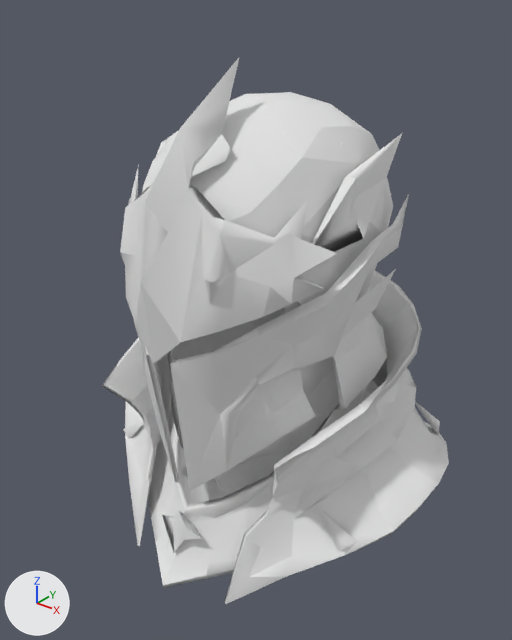
An edit to the glTF model godot-client/assets/actors/native/equipment/variants/mycelari_female/legendary_eloria_helm_03.glb, drawn before and after from the same camera.
The view is the same before and after, from a 50 mm camera at (0.551, -0.641, 0.406) aimed at (-0.004, 0.053, -0.024). The lights are fixed; the arrows at lower left show +X, +Y and +Z. The first picture is the older version. Vertices at exactly the same position are counted once.

In view in the first picture: 'Nightstorm Helm'.
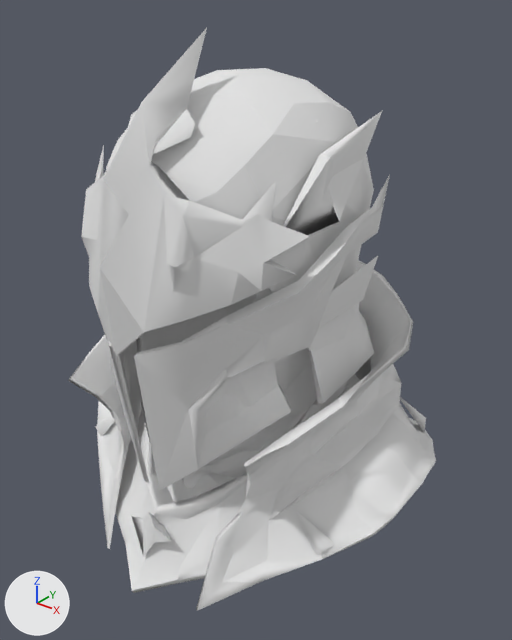
The change, as a diff of the scene's bpy script:
```diff
--- a/godot-client/assets/actors/native/equipment/variants/mycelari_female/legendary_eloria_helm_03.glb.py
+++ b/godot-client/assets/actors/native/equipment/variants/mycelari_female/legendary_eloria_helm_03.glb.py
@@ me_nightstorm_helm @@
 # used by ob_nightstorm_helm; location = (0.0, 0.0, 0.0)
-me_nightstorm_helm.from_pydata(...)  # 835 vertices, 1553 faces; spans x -0.267..0.269, y -0.158..0.356, z -0.354..0.324
+me_nightstorm_helm.from_pydata(...)  # 2605 vertices, 5045 faces; spans x -0.267..0.269, y -0.212..0.302, z -0.319..0.357
+# me_nightstorm_helm part 1: the loose piece of 8 vertices spanning x -0.037..0.038, y -0.133..-0.098, z -0.309..-0.242 is moved by (0.0, -0.053, 0.034)
+# me_nightstorm_helm part 2: the loose piece of 79 vertices spanning x -0.166..0.167, y -0.156..0.019, z -0.006..0.324 is moved by (0.0, -0.053, 0.034)
+# me_nightstorm_helm part 3: the loose piece of 10 vertices spanning x -0.165..-0.133, y -0.042..0.16, z 0.12..0.234 is moved by (0.0, -0.054, 0.034)
+# me_nightstorm_helm part 4: the loose piece of 4 vertices spanning x 0.156..0.211, y 0.225..0.251, z -0.229..-0.174 is moved by (0.0, -0.054, 0.034)
+# me_nightstorm_helm part 5: the loose piece of 10 vertices spanning x 0.134..0.167, y -0.041..0.16, z 0.118..0.234 is moved by (0.0, -0.054, 0.034)
+# me_nightstorm_helm part 6: the loose piece of 4 vertices spanning x -0.214..-0.161, y -0.034..-0.012, z -0.265..-0.216 is moved by (0.0, -0.054, 0.034)
+# me_nightstorm_helm part 7: the loose piece of 4 vertices spanning x 0.163..0.216, y -0.033..-0.013, z -0.265..-0.216 is moved by (0.0, -0.054, 0.034)
+# me_nightstorm_helm part 8: the loose piece of 229 vertices spanning x -0.235..0.239, y -0.158..0.334, z -0.354..0.113 is rebuilt with 1214 vertices and now spans x -0.236..0.239, y -0.212..0.28, z -0.319..0.147
+# me_nightstorm_helm part 9: the loose piece of 228 vertices spanning x -0.267..0.269, y -0.127..0.356, z -0.352..-0.015 is rebuilt with 936 vertices and now spans x -0.267..0.269, y -0.18..0.302, z -0.318..0.019
+# me_nightstorm_helm part 10: the loose piece of 166 vertices spanning x -0.158..0.16, y -0.106..0.269, z -0.097..0.276 is rebuilt with 243 vertices and now spans x -0.163..0.162, y -0.159..0.215, z -0.063..0.31
+# me_nightstorm_helm part 11: the loose piece of 45 vertices spanning x -0.175..-0.01, y -0.139..0.146, z -0.212..0.166 is rebuilt with 45 vertices and now spans x -0.175..-0.01, y -0.192..0.092, z -0.178..0.2
+# me_nightstorm_helm part 12: the loose piece of 44 vertices spanning x 0.011..0.179, y -0.137..0.146, z -0.212..0.166 is rebuilt with 44 vertices and now spans x 0.011..0.179, y -0.191..0.093, z -0.178..0.2
+# other edits to the shape of me_nightstorm_helm do not show in these pictures
 me_nightstorm_helm.materials.append(mat_nightstorm_helm_base)
```

Pixel boxes (x1, y1, x2, y2) of what changed, in the pictures (512 x 640 px; the box of a moved part takes in the faces that stretch with it):
'Nightstorm Helm', reshaped (6% wider, 7% taller): before (102, 58, 449, 604); after (68, 28, 436, 611)
part 1 of me_nightstorm_helm, moved or reshaped: before (162, 511, 201, 553); after (132, 511, 171, 557)
part 2 of me_nightstorm_helm, moved or reshaped: before (120, 58, 337, 364); after (81, 28, 310, 356)
part 3 of me_nightstorm_helm, moved or reshaped (not visible afterwards): before (156, 137, 169, 156)
part 4 of me_nightstorm_helm, moved or reshaped: before (415, 401, 440, 435); after (400, 397, 426, 433)
part 5 of me_nightstorm_helm, moved or reshaped: before (312, 133, 402, 252); after (284, 111, 382, 235)
part 6 of me_nightstorm_helm, moved or reshaped: before (123, 421, 143, 438); after (95, 418, 114, 436)
part 7 of me_nightstorm_helm, moved or reshaped: before (319, 509, 356, 552); after (296, 511, 335, 555)
part 8 of me_nightstorm_helm, rebuilt (6% wider, 7% taller): before (148, 302, 379, 588); after (115, 288, 360, 593)
part 9 of me_nightstorm_helm, rebuilt (6% wider): before (102, 271, 449, 604); after (68, 260, 436, 611)
part 10 of me_nightstorm_helm, rebuilt (7% wider, 6% taller): before (142, 92, 393, 408); after (106, 68, 374, 404)
part 11 of me_nightstorm_helm, rebuilt (6% wider): before (134, 321, 180, 483); after (100, 320, 149, 483)
part 12 of me_nightstorm_helm, rebuilt (7% wider, 6% taller): before (170, 194, 409, 490); after (134, 175, 390, 490)
